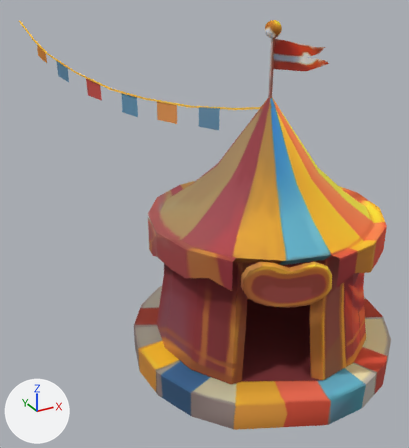
Before and after pictures for a commit that changed the FBX model Assets/_Project/Models/stage/0000/stage_carnival_2.fbx.
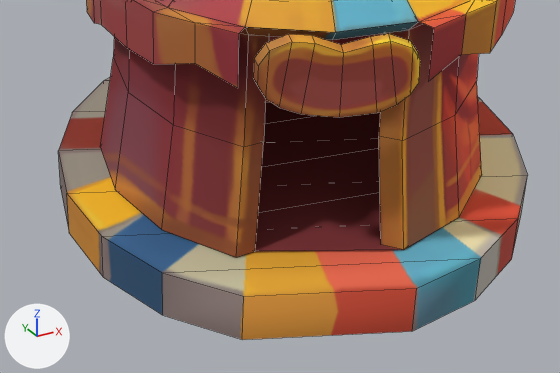
Each version appears first whole from a camera (50 mm lens) standing at (0.39, -4.57, 3.09) and looking at (3.01, 0.21, 0.7), and next in a close-up on the part from 25% to 100% of the width and 54% to 100% of the height. The lights are fixed; the arrows at lower left show +X, +Y and +Z. The close-ups show mesh edges as thin lines. Where no turn or scale is listed for an object, it has been applied to the vertices. Vertices at the same position are counted once.

Objects in the first close-up: '1', '2', '3'.
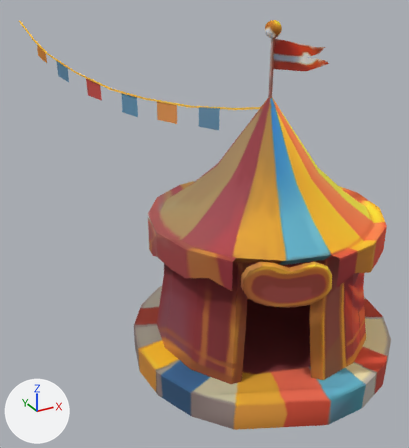
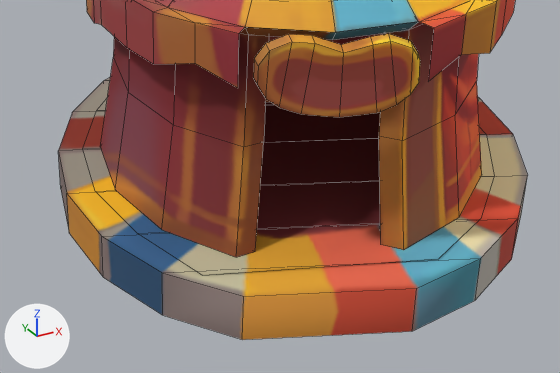
The newer file is also turned or shifted as a whole; pictures and numbers use the older file's frame.

Boxes [x1, y1, x2, y2] around the edits, measured in the close-ups (560 x 373 px):
'2', reshaped (8% wider, 8% taller)
    before: [100, 22, 482, 257]
    after: [83, 22, 494, 275]
part 1 of me_mesh_001, added (red)
    after: [83, 97, 494, 275]

The change, as a diff of the scene's bpy script:
```diff
--- a/Assets/_Project/Models/stage/0000/stage_carnival_2.fbx.py
+++ b/Assets/_Project/Models/stage/0000/stage_carnival_2.fbx.py
@@ img_stage_carnival_2_psd @@
+img_stage_carnival_2_psd = load_image('stage_carnival_2.psd', 'stage_carnival_2.png', 512, 512, 'sRGB')
@@ mat_07___default @@
+mat_07___default = principled_material('07 - Default')
+mat_07___default.texture = img_stage_carnival_2_psd
+mat_07___default.roughness = 0.859
@@ me_mesh_001 @@
 # used by ob_2; location = (0.0, 0.0, 0.0)
-me_mesh_001.from_pydata(...)  # 123 vertices, 114 faces; spans x 2.0..3.87, y -1.91..-0.04, z 0.22..1.61
-me_mesh_001.materials.append(mat_03___default)  # picture img_stage_carnival_test2_psd
+me_mesh_001.from_pydata(...)  # 133 vertices, 115 faces; spans x 1.92..3.93, y -2.02..0.08, z 0.22..1.61
+# me_mesh_001 part 1: a new loose piece of 14 vertices spanning x 1.92..3.93, y -2.02..0.08, z 0.22, in mat_07___default (picture img_stage_carnival_2_psd)
+me_mesh_001.materials.append(mat_07___default)  # picture img_stage_carnival_2_psd
```
